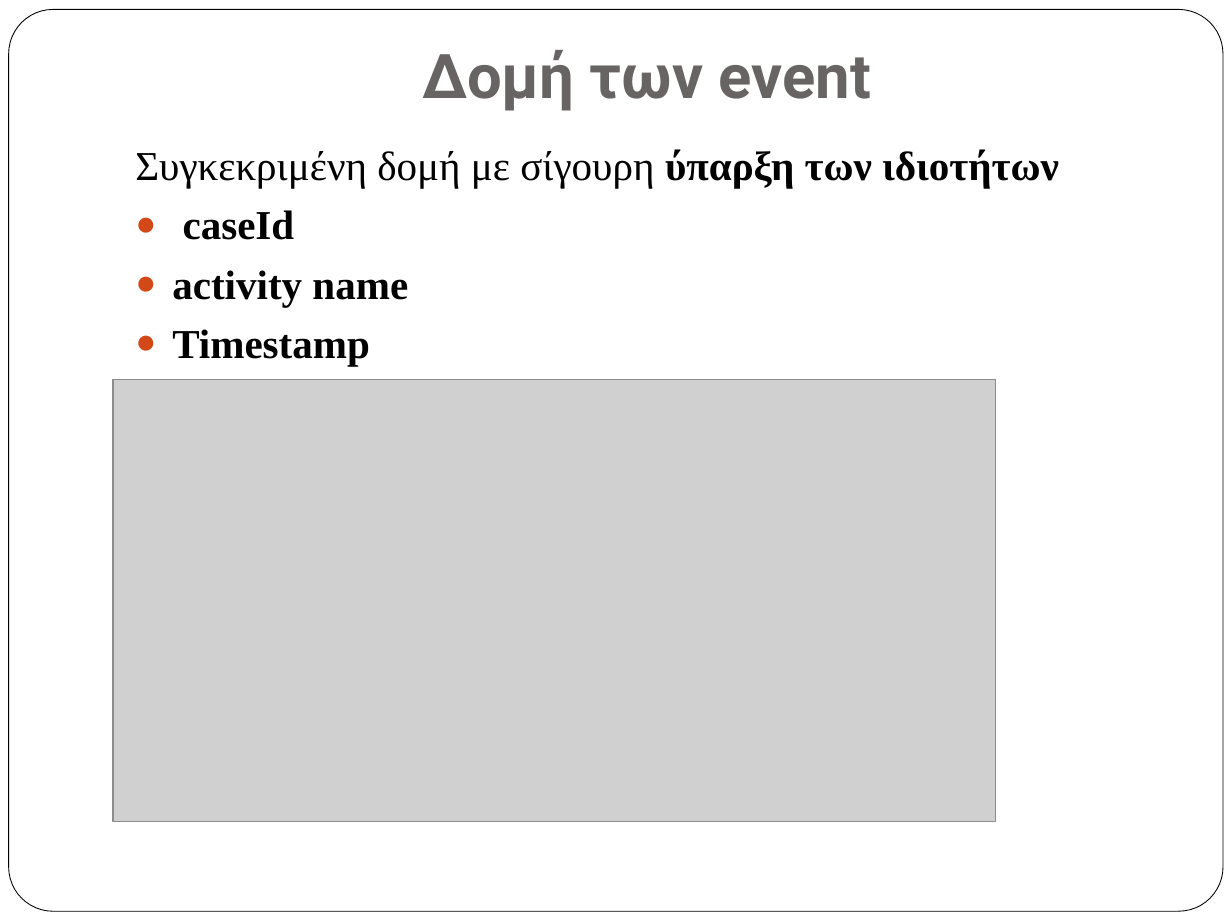
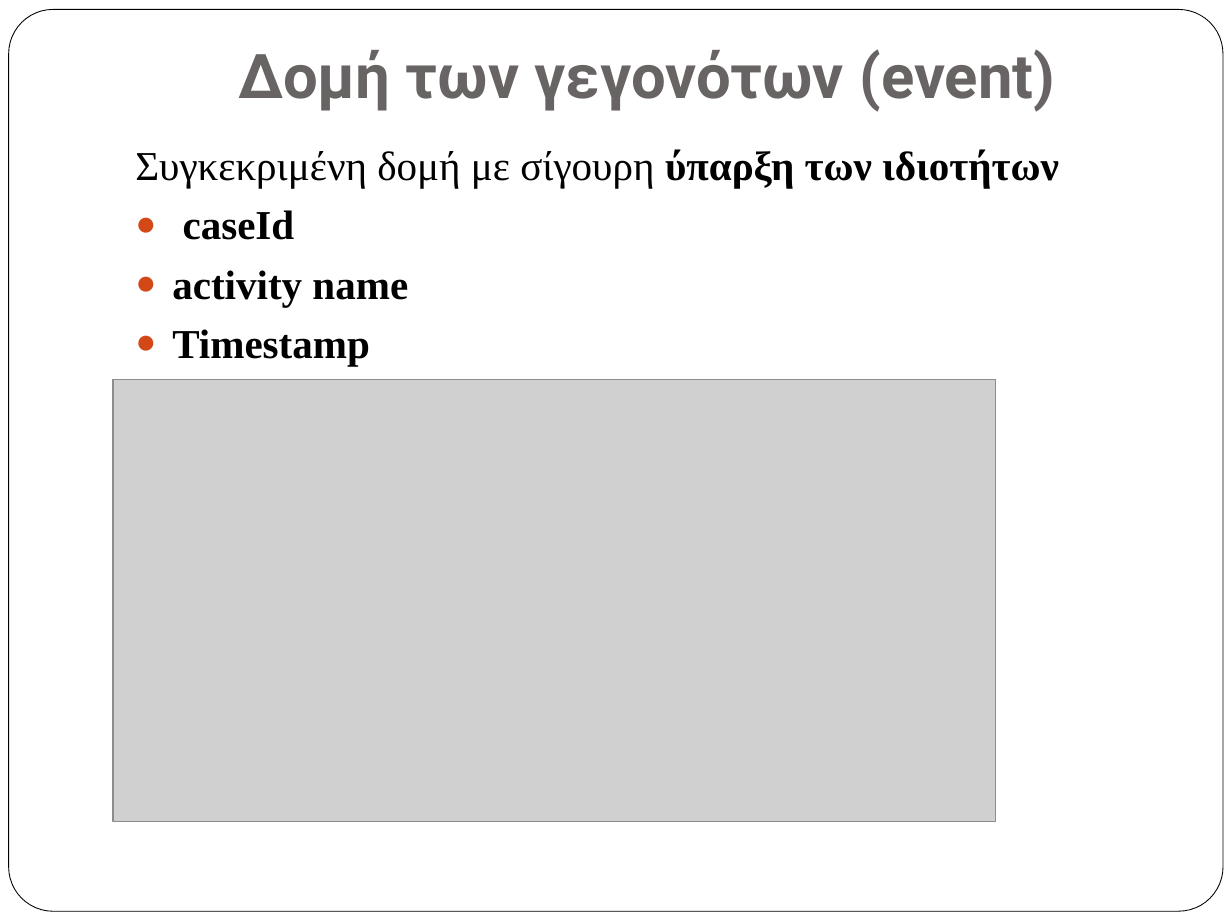
Before and after one commit to vlasisPit/alpha-algorithm-reports, a slide deck: slide 5 of excel/vlasisPitsios_masterThesis.pptx (slide 3 before the commit). Drawn at 1232x924 pixels with LibreOffice and Linux fonts; fonts in the diff are those of the drawing; grey boxes stand for pictures. Boxes give left, top, right and bottom in pixels: in the first picture for what was removed or moved away, otherwise in the second. Text is boxed around its words. In the diff, an @@ line names an element or a change of style, - is before the commit and + after.

```diff
--- a/excel/vlasisPitsios_masterThesis.pptx
+++ b/excel/vlasisPitsios_masterThesis.pptx
@@ title at [238, 49, 1055, 112]: text changed @@
-Δομή των event
+Δομή των γεγονότων (event)
```
Also in this commit, not shown: 17 other slides changed, 3 slides added, 1 other file.
